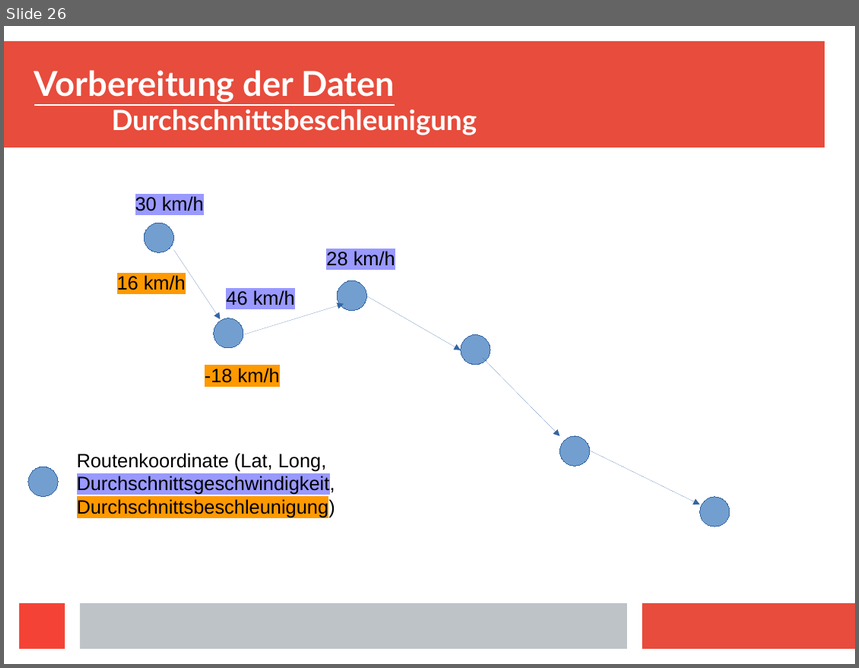
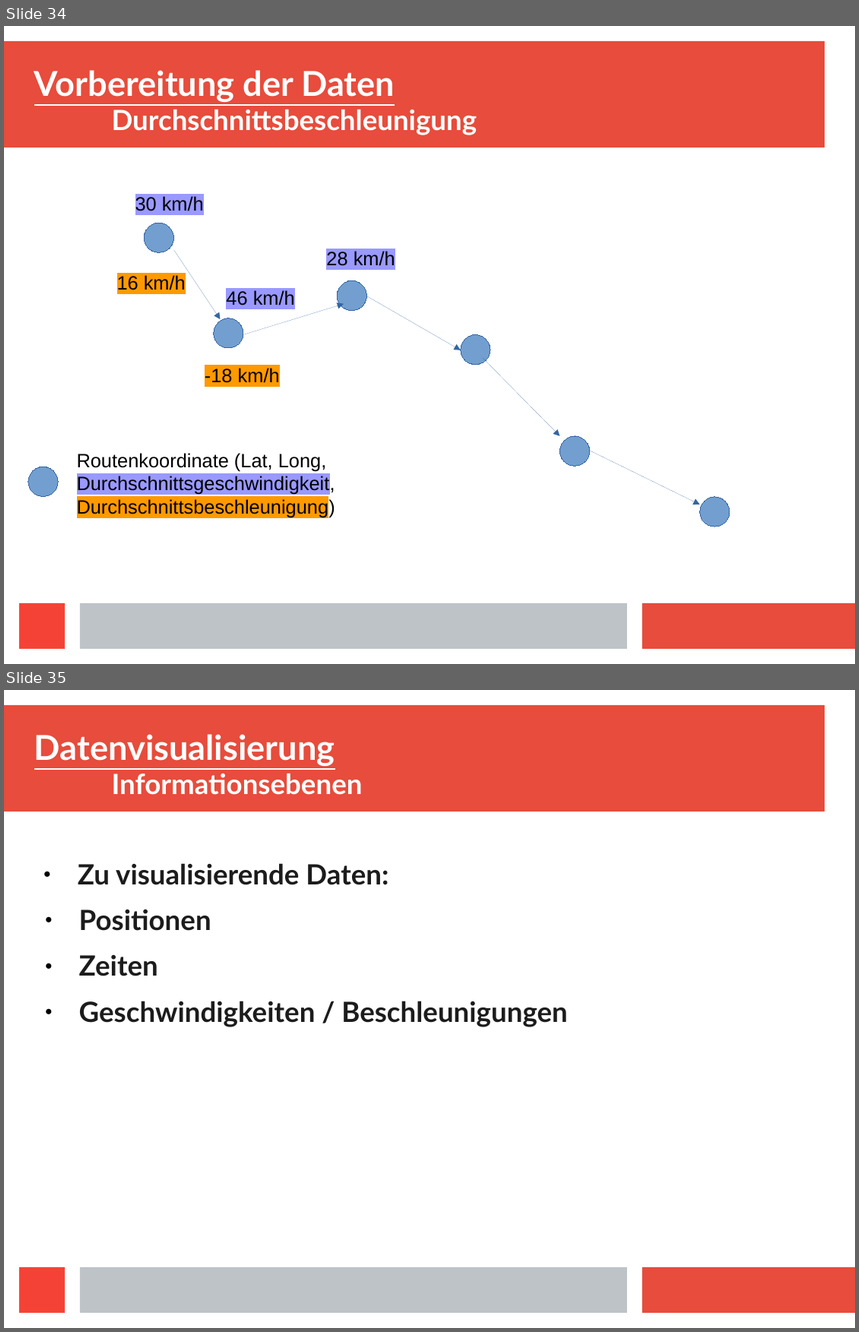
Before and after one commit to Centro1993/Busradar-Visualization, a slide deck: Presentation/Busradar-Mining.odp. Shown one above the other, each under a label of ours: slide 26 before the commit, slides 34 and 35 after it. The pictures are 859x668 and 859x1332 pixels, drawn with LibreOffice and Linux fonts; fonts in the diff are those of the drawing. Boxes give left, top, right and bottom in pixels: in the first picture for what was removed or moved away, otherwise in the second. Text is boxed around its words. In the diff, an @@ line names an element or a change of style, - is before the commit and + after.

Commit message:
changed position color, added pages to presentation

```diff
--- a/Presentation/Busradar-Mining.odp
+++ b/Presentation/Busradar-Mining.odp
@@ slide 35 added at bbox=[4, 690, 855, 1328], background #FFFFFF; not listed: 4 template elements that a slide beside it also shows @@
@@ title added at bbox=[34, 734, 363, 795], 32 pt, text #FFFFFF, bold, underline @@
+Datenvisualisierung
+Informationsebenen
@@ text added at bbox=[78, 863, 567, 1027], 26 pt, text #1C1C1C, bold @@
+● Zu visualisierende Daten:
+● Positionen
+● Zeiten
+● Geschwindigkeiten / Beschleunigungen
@@ what was slide 26 is now slide 34 @@
```
Also in this commit, not shown: 5 slides changed, 16 other slides added, 9 other files.
